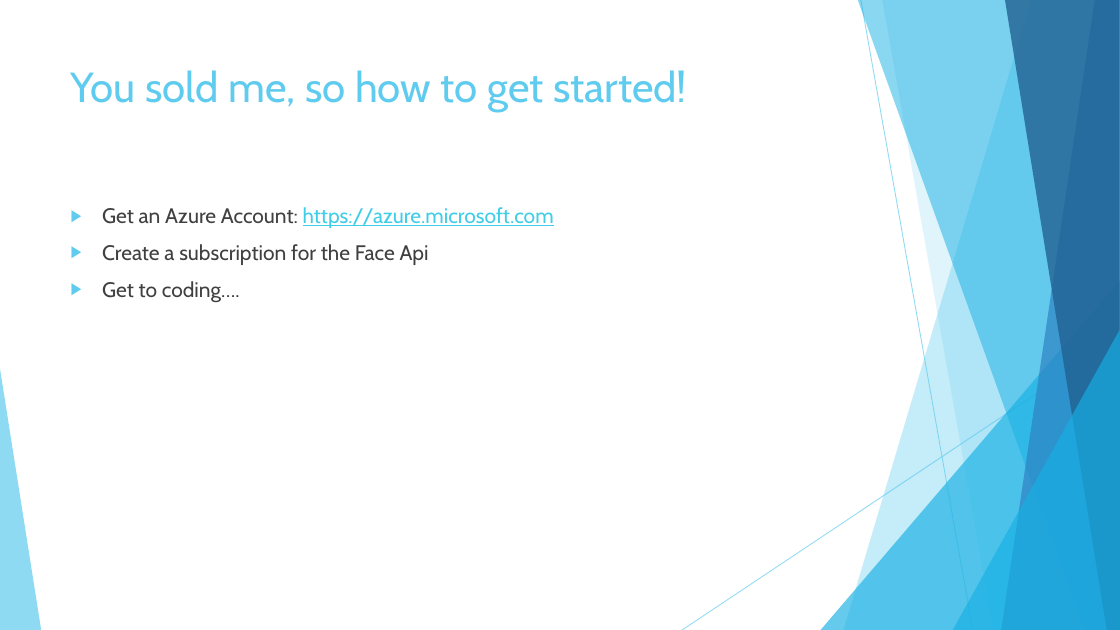
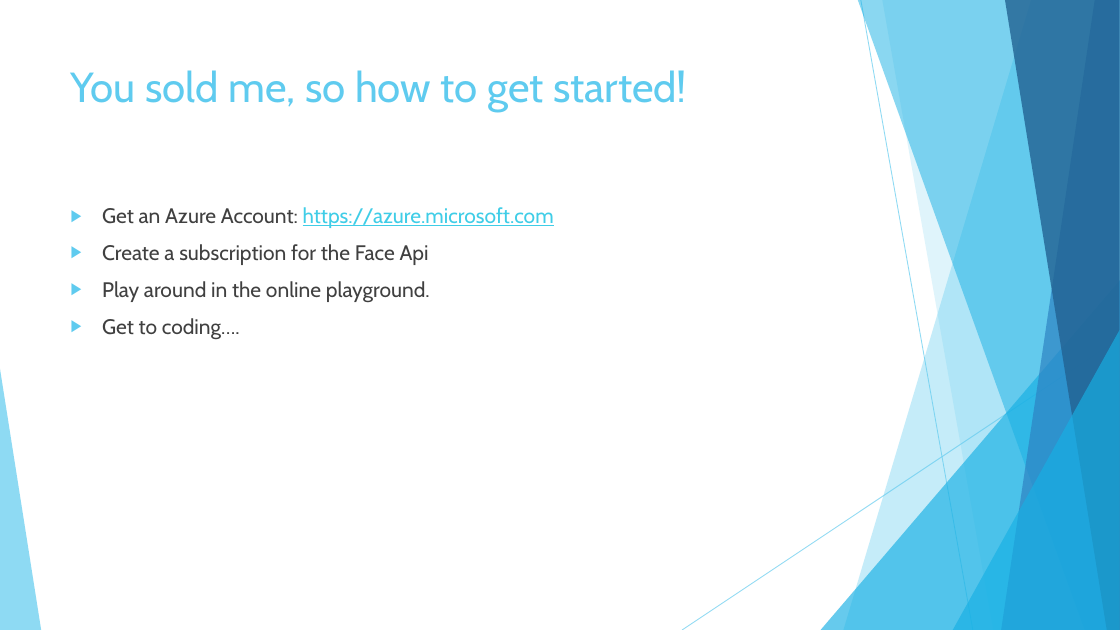
Before and after one commit to pulcher/Robot-Overlord-TV, a slide deck: slide 13 of roltv.pptx. Drawn at 1120x630 pixels with LibreOffice and Linux fonts; fonts in the diff are those of the drawing. Boxes give left, top, right and bottom in pixels: in the first picture for what was removed or moved away, otherwise in the second. Text is boxed around its words. In the diff, an @@ line names an element or a change of style, - is before the commit and + after.

```diff
--- a/roltv.pptx
+++ b/roltv.pptx
@@ text at (x1=102, y1=281, x2=430, y2=302): paragraph added @@
+▶ Play around in the online playground.
```
Also in this commit, not shown: 1 other slide changed.
